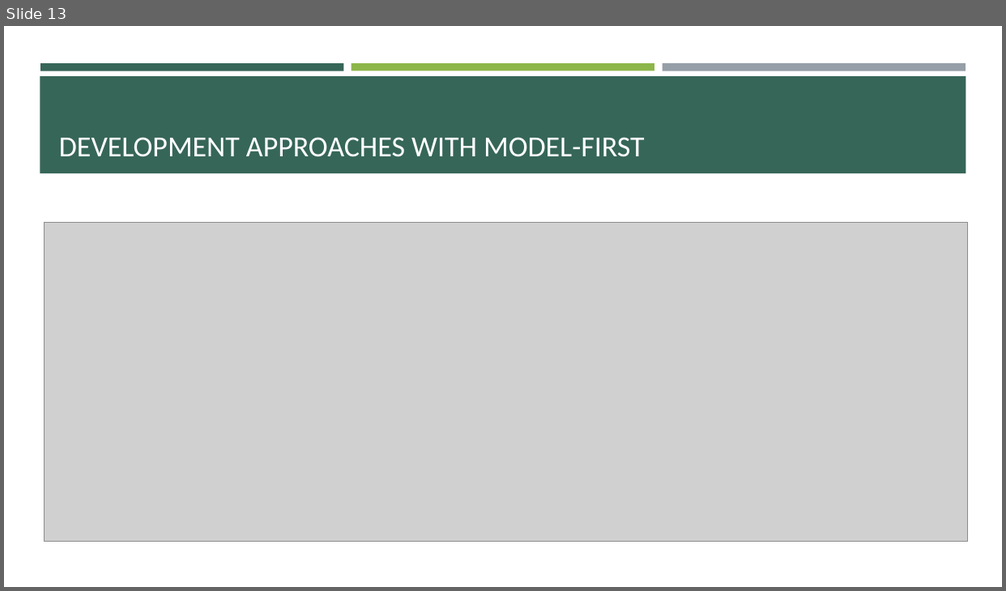
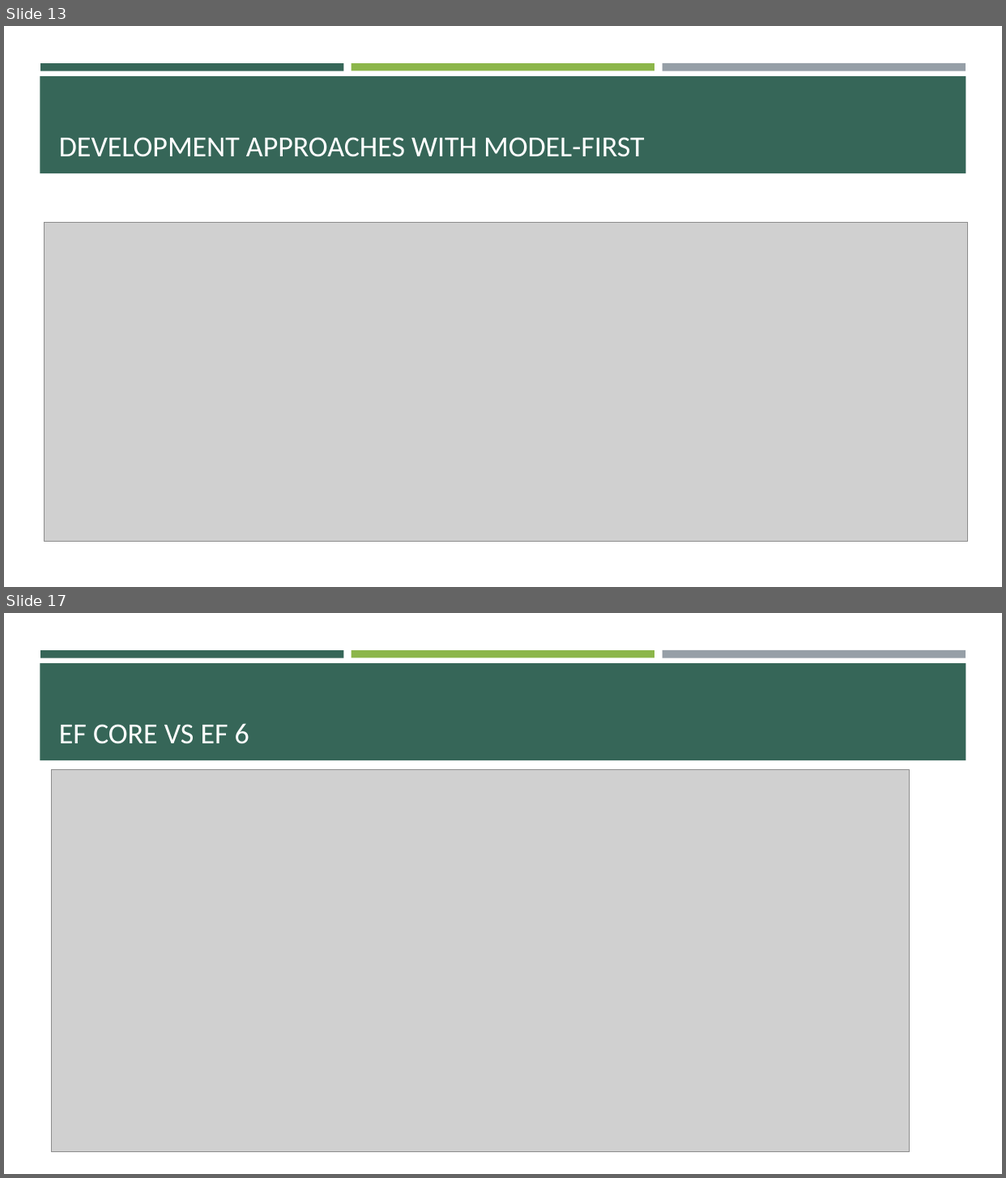
Before and after one commit to BunditSpace/Backend-Training, a slide deck: entity framework/Entity Framework.pptx. Shown one above the other, each under a label of ours: slide 13 before the commit, slides 13 and 17 after it; the slides between them are not shown. The pictures are 1006x591 and 1006x1178 pixels, drawn with LibreOffice and Linux fonts; fonts in the diff are those of the drawing; grey boxes stand for pictures. Boxes give left, top, right and bottom in pixels: in the first picture for what was removed or moved away, otherwise in the second. Text is boxed around its words. In the diff, an @@ line names an element or a change of style, - is before the commit and + after.

```diff
--- a/entity framework/Entity Framework.pptx
+++ b/entity framework/Entity Framework.pptx
@@ slide 17 added at (4, 613, 1002, 1174), background #FFFFFF; not listed: 4 template elements that a slide beside it also shows @@
@@ title added at (59, 723, 249, 744), 28 pt, text #FFFFFF @@
+EF CORE VS EF 6
@@ picture added at (52, 769, 909, 1152) @@
```
Also in this commit, not shown: 1 slide changed, 13 other slides added, 1 slide removed, 12 other files.
